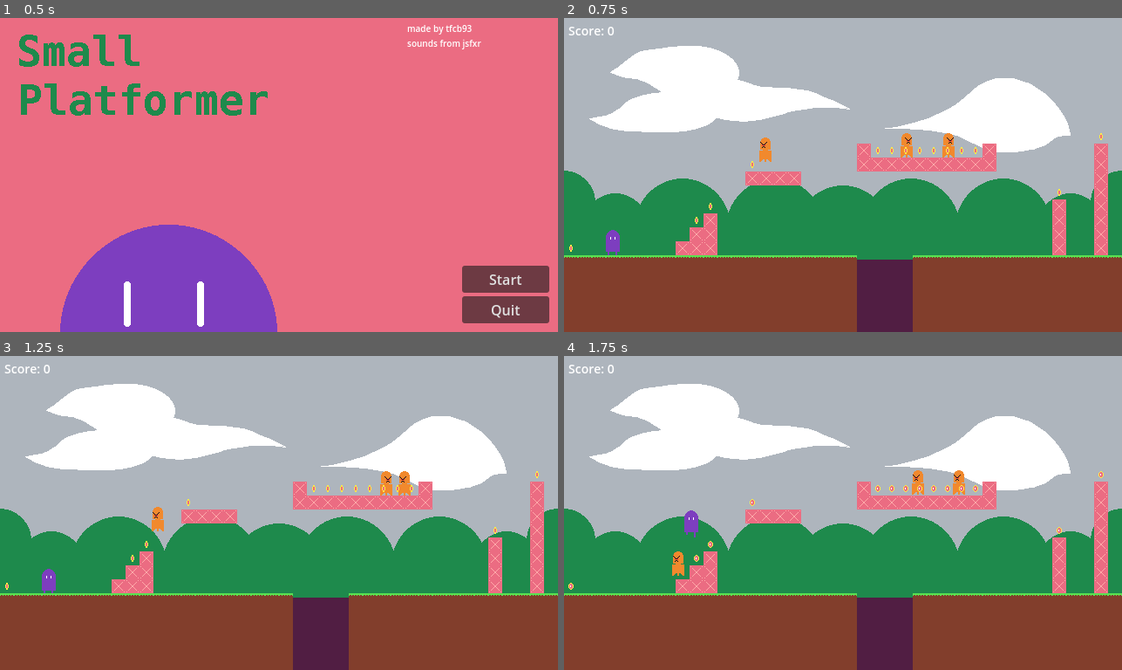
Above: before the commit, frames 1-4 (two rows, left to right).
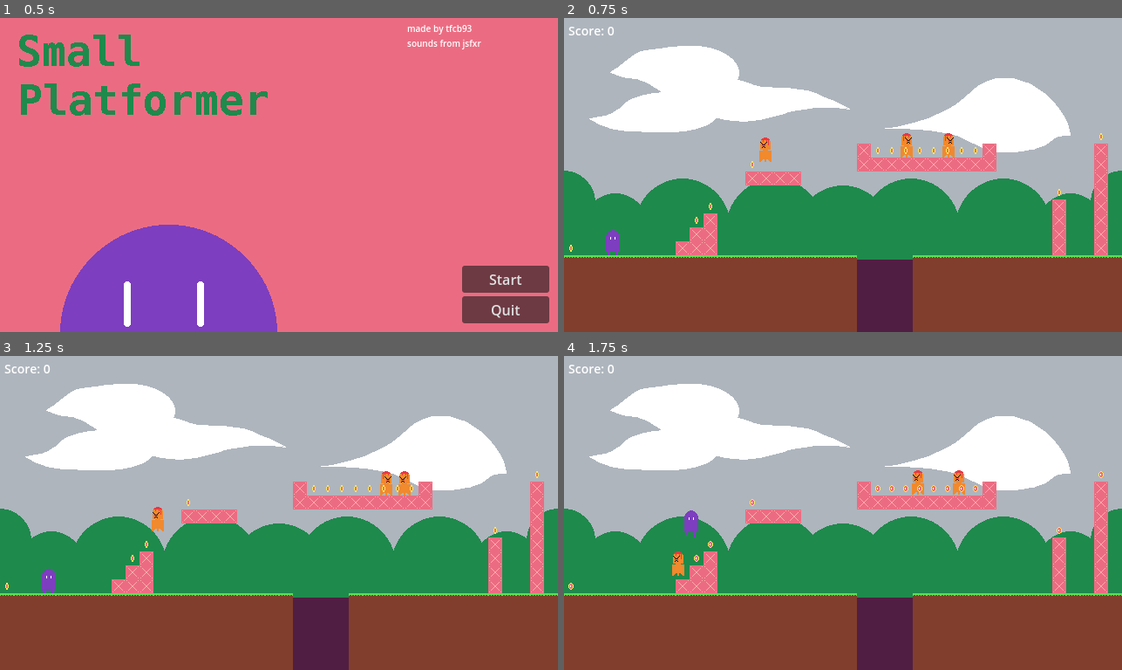
Above: after the commit, the same moments.

Repository: tfcb93/module-small-platformer
Game: Godot game, scene res://scenes/game.tscn
Two runs of this game, one before a commit and one after it. Both use one fixed random seed, a clock stepped at 60 frames per second and the inputs below.
Inputs:
- Up to frame 1 (0.5 s): no input
- Up to frame 2 (0.75 s): click "Start" at 0.5 s
- Up to frame 3 (1.25 s): no input
- Up to frame 4 (1.75 s): hold Right (right) from 1.28 s (still down); tap Space (jump) at 1.35, 1.52 s

Frame 1 is identical in both runs. In frame 2, less than 0.1% of the frame differs, in the area x 35-70%, y 36-41%; in frame 3, less than 0.1%; in frame 4, less than 0.1%.

Commit message:
Changes enemy's sprites to create some sort of indication that you can hit on the head; Adds more sounds

Diff:
--- a/scenes/audio_management.tscn
+++ b/scenes/audio_management.tscn
@@ -1,7 +1,10 @@
-[gd_scene load_steps=3 format=3 uid="uid://c6thgcr06l35p"]
+[gd_scene load_steps=6 format=3 uid="uid://c6thgcr06l35p"]
 
 [ext_resource type="Script" uid="uid://cwdoqge8ctb6k" path="res://scripts/audio_management.gd" id="1_2wmmy"]
 [ext_resource type="AudioStream" uid="uid://wrhx57gfhdl3" path="res://assets/sounds/pickupCoin.wav" id="2_4i64p"]
+[ext_resource type="AudioStream" uid="uid://ng63if4urq2n" path="res://assets/sounds/jump.wav" id="3_i45ks"]
+[ext_resource type="AudioStream" uid="uid://d0e7wh4an1dty" path="res://assets/sounds/hitHurt.wav" id="4_2hy5w"]
+[ext_resource type="AudioStream" uid="uid://co1f6jej028vl" path="res://assets/sounds/explosion.wav" id="5_aj2sk"]
 
 [node name="AudioManagement" type="Node2D"]
 script = ExtResource("1_2wmmy")
@@ -10,3 +13,18 @@
 unique_name_in_owner = true
 stream = ExtResource("2_4i64p")
 volume_db = -20.0
+
+[node name="jump" type="AudioStreamPlayer" parent="."]
+unique_name_in_owner = true
+stream = ExtResource("3_i45ks")
+volume_db = -20.0
+
+[node name="hit" type="AudioStreamPlayer" parent="."]
+unique_name_in_owner = true
+stream = ExtResource("4_2hy5w")
+volume_db = -20.0
+
+[node name="kill" type="AudioStreamPlayer" parent="."]
+unique_name_in_owner = true
+stream = ExtResource("5_aj2sk")
+volume_db = -20.0
--- a/scripts/audio_management.gd
+++ b/scripts/audio_management.gd
@@ -7,5 +7,11 @@
     match sound_name:
         "coin":
             %coin.play();
+        "kill":
+            %kill.play();
+        "hit":
+            %hit.play();
+        "jump":
+            %jump.play();
         _:
             pass
--- a/scripts/enemy.gd
+++ b/scripts/enemy.gd
@@ -57,11 +57,13 @@
 func _on_head_area_body_entered(body: Node2D) -> void:
 	if (body is Player and not Globals.is_game_over):
 		Events.add_point.emit(5);
+		Events.play_sound.emit("kill");
 		delete_enemy();
 
 func _on_bottom_area_body_entered(body: Node2D) -> void:
 	if (body is Player):
 		Events.kill_player.emit();
+		Events.play_sound.emit("hit");
 	if (body is Enemy):
 		hit_another_enemy();
 
--- a/scripts/player.gd
+++ b/scripts/player.gd
@@ -21,6 +21,7 @@
 
 		if (Input.is_action_just_pressed("jump") and is_on_floor()):
 			velocity.y = JUMP_VELOCITY;
+			Events.play_sound.emit("jump");
 			%animations.play("jump");
 
 		var direction: float = Input.get_axis("left", "right");
Binary file changed: assets/images/enemy.aseprite
Binary file changed: assets/images/enemy.png
Not shown, added: assets/sounds/explosion.wav.import
Not shown, added: assets/sounds/hitHurt.wav.import
Not shown, added: assets/sounds/jump.wav.import
Not shown, added: assets/sounds/explosion.wav
Not shown, added: assets/sounds/hitHurt.wav
Not shown, added: assets/sounds/jump.wav
